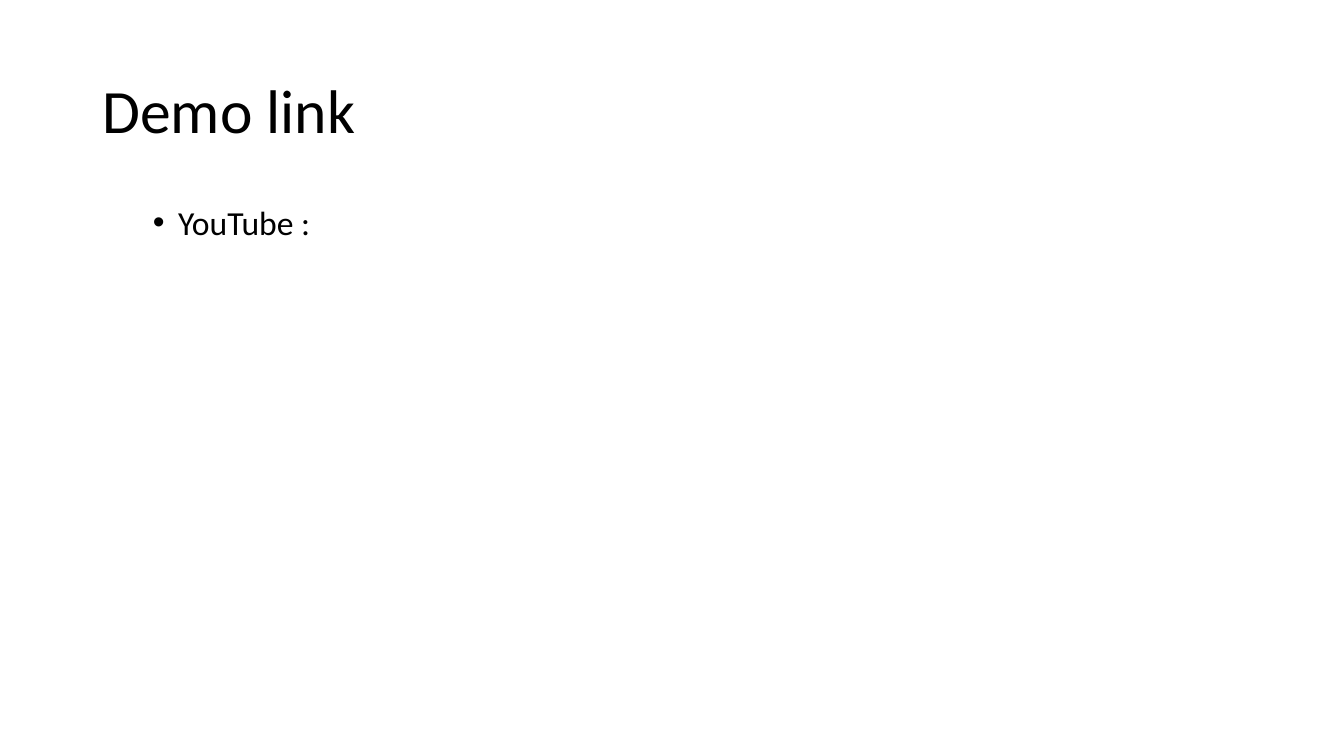
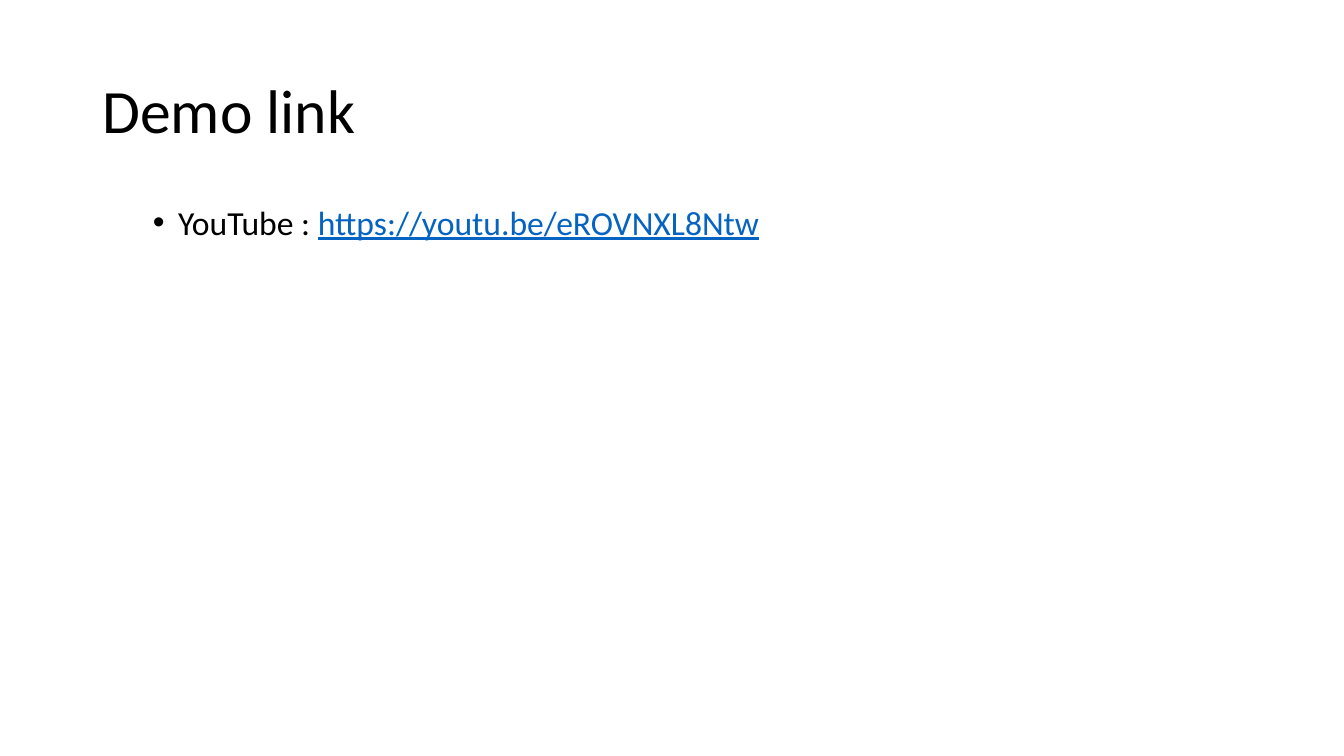
Before and after one commit to 030helios/eVoting, a slide deck: slide 13 of Report-Part4.pptx. Drawn at 1344x756 pixels with LibreOffice and Linux fonts; fonts in the diff are those of the drawing. Boxes give left, top, right and bottom in pixels: in the first picture for what was removed or moved away, otherwise in the second. Text is boxed around its words. In the diff, an @@ line names an element or a change of style, - is before the commit and + after.

```diff
--- a/Report-Part4.pptx
+++ b/Report-Part4.pptx
@@ text at (178, 211, 759, 241): text changed; text colour #000000 to #0563C1 @@
-  • YouTube :
+  • YouTube : https://youtu.be/eROVNXL8Ntw
```
Also in this commit, not shown: 1 other slide changed, 1 other file.
